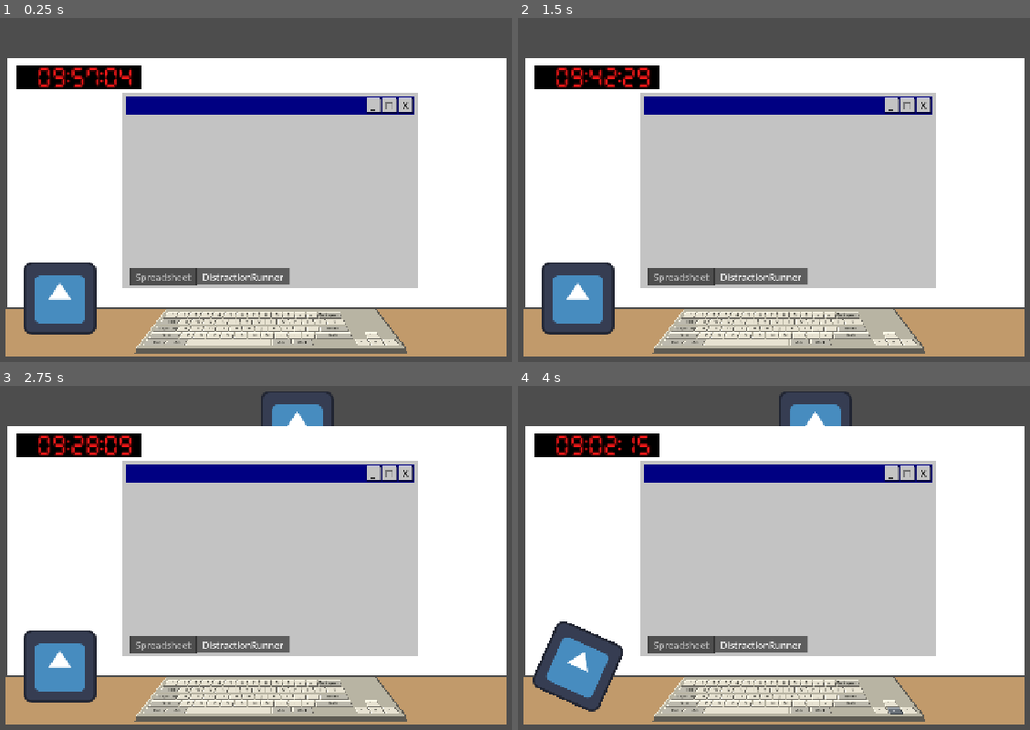
Above: before the commit, frames 1-4 (two rows, left to right).
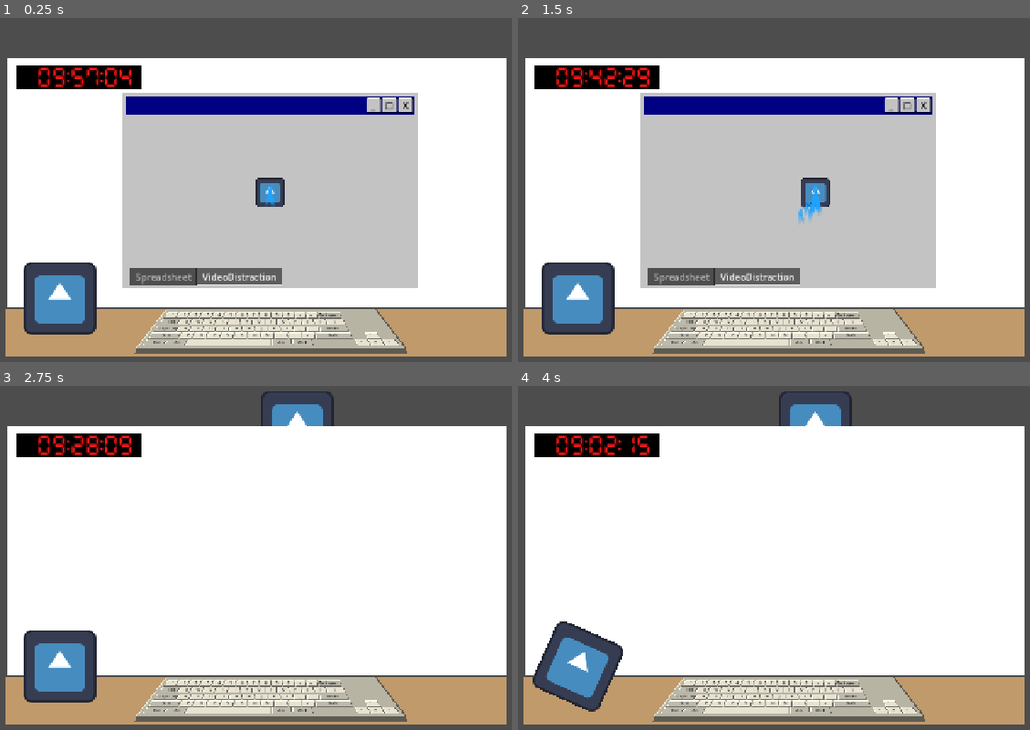
Above: after the commit, the same moments.

Repository: Jelleas/gmtk-2026
Game: Godot game, scene res://src/office/office.tscn
Two runs of this game, one before a commit and one after it. Both use one fixed random seed, a clock stepped at 60 frames per second and the inputs below. This scene is started directly instead of the project's main scene. The engine's default icon, where the game draws it, is replaced by a stand-in: a white triangle on a blue panel in a dark square.
Inputs (mouse positions are in pixels of both pictures, inside the frame that each line leads up to):
- Up to frame 1 (0.25 s): no input
- Up to frame 2 (1.5 s): click "_" at 0.5 s; click "□" at 1.25 s
- Up to frame 3 (2.75 s): click "X" at 2 s
- Up to frame 4 (4 s): tap Enter at 2.75 s; move the mouse to (579, 664) at 2.77 s; hold Right 2.78-3.53 s; tap 0 at 2.85 s; click (579, 664) at 2.92 s; move the mouse to (625, 582) at 3.52 s; hold Down from 3.53 s (still down); tap 1 at 3.6 s

The runs differ from the first frame. In frame 1, 0.9% of the frame differs, in the area x 26-81%, y 23-78%; in frame 2, 1.1%; in frame 3, 33%; in frame 4, 33%, in the area x 23-82%, y 21-96%.

Commit message:
remove all subview port stuff and render computer as a control scaling it correctly

Diff:
--- a/src/computer/computer.gd
+++ b/src/computer/computer.gd
@@ -1,7 +1,8 @@
-extends Node2D
+extends Control
 
 @onready var spreadsheet: Control = %Spreadsheet
-@onready var video_distraction: Node2D = %VideoDistraction
+@onready var video_distraction: Control = %VideoDistraction
+@onready var video_runner: Node2D = %VideoRunner
 @onready var taskbar: TabContainer = %Taskbar
 @onready var close_button: Button = %TitleButtons/CloseButton
 
@@ -14,11 +15,11 @@
 	if tab == 0:
 		spreadsheet.show()
 		video_distraction.hide()
-		video_distraction.call(&"stop")
+		video_runner.call(&"stop")
 	else:
 		_show_video_distraction()
 
 func _show_video_distraction() -> void:
 	spreadsheet.hide()
 	video_distraction.show()
-	video_distraction.call(&"start")
+	video_runner.call(&"start")
--- a/src/computer/computer.tscn
+++ b/src/computer/computer.tscn
@@ -13,12 +13,16 @@
 border_color = Color(0, 0, 0, 1)
 anti_aliasing = false
 
-[node name="Computer" type="Node2D" unique_id=545264087]
+[node name="Computer" type="Control" unique_id=545264087]
+layout_mode = 3
+anchors_preset = 15
+anchor_right = 1.0
+anchor_bottom = 1.0
+grow_horizontal = 2
+grow_vertical = 2
 script = ExtResource("2_computer")
 
-[node name="CanvasLayer" type="CanvasLayer" parent="." unique_id=1813503278]
-
-[node name="PanelContainer" type="PanelContainer" parent="CanvasLayer" unique_id=249487431]
+[node name="PanelContainer" type="PanelContainer" parent="." unique_id=249487431]
 anchors_preset = 15
 anchor_right = 1.0
 anchor_bottom = 1.0
@@ -26,54 +30,54 @@
 grow_vertical = 2
 theme_type_variation = &"ComputerPanel"
 
-[node name="MarginContainer" type="MarginContainer" parent="CanvasLayer/PanelContainer" unique_id=1254119487]
+[node name="MarginContainer" type="MarginContainer" parent="PanelContainer" unique_id=1254119487]
 layout_mode = 2
 theme_override_constants/margin_left = 5
 theme_override_constants/margin_top = 5
 theme_override_constants/margin_right = 5
 theme_override_constants/margin_bottom = 5
 
-[node name="VBoxContainer" type="VBoxContainer" parent="CanvasLayer/PanelContainer/MarginContainer" unique_id=784940274]
+[node name="VBoxContainer" type="VBoxContainer" parent="PanelContainer/MarginContainer" unique_id=784940274]
 layout_mode = 2
 
-[node name="PanelContainer" type="PanelContainer" parent="CanvasLayer/PanelContainer/MarginContainer/VBoxContainer" unique_id=1420214212]
+[node name="PanelContainer" type="PanelContainer" parent="PanelContainer/MarginContainer/VBoxContainer" unique_id=1420214212]
 layout_mode = 2
 theme_type_variation = &"TopBarContainer"
 
-[node name="MarginContainer" type="MarginContainer" parent="CanvasLayer/PanelContainer/MarginContainer/VBoxContainer/PanelContainer" unique_id=2088030781]
+[node name="MarginContainer" type="MarginContainer" parent="PanelContainer/MarginContainer/VBoxContainer/PanelContainer" unique_id=2088030781]
 layout_mode = 2
 theme_override_constants/margin_left = 4
 theme_override_constants/margin_top = 4
 theme_override_constants/margin_right = 4
 theme_override_constants/margin_bottom = 4
 
-[node name="TitleButtons" type="HBoxContainer" parent="CanvasLayer/PanelContainer/MarginContainer/VBoxContainer/PanelContainer/MarginContainer" unique_id=740193582]
+[node name="TitleButtons" type="HBoxContainer" parent="PanelContainer/MarginContainer/VBoxContainer/PanelContainer/MarginContainer" unique_id=740193582]
 unique_name_in_owner = true
 layout_mode = 2
 theme_override_constants/separation = 3
 alignment = 2
 
-[node name="MinimizeButton" type="Button" parent="CanvasLayer/PanelContainer/MarginContainer/VBoxContainer/PanelContainer/MarginContainer/TitleButtons" unique_id=740193583]
+[node name="MinimizeButton" type="Button" parent="PanelContainer/MarginContainer/VBoxContainer/PanelContainer/MarginContainer/TitleButtons" unique_id=740193583]
 custom_minimum_size = Vector2(25, 25)
 layout_mode = 2
 theme_type_variation = &"WindowsButton"
 text = "_"
 
-[node name="MaximizeButton" type="Button" parent="CanvasLayer/PanelContainer/MarginContainer/VBoxContainer/PanelContainer/MarginContainer/TitleButtons" unique_id=740193584]
+[node name="MaximizeButton" type="Button" parent="PanelContainer/MarginContainer/VBoxContainer/PanelContainer/MarginContainer/TitleButtons" unique_id=740193584]
 custom_minimum_size = Vector2(25, 25)
 layout_mode = 2
 theme_type_variation = &"WindowsButton"
 theme_override_styles/focus = SubResource("StyleBoxFlat_button98_normal")
 text = "□"
 
-[node name="CloseButton" type="Button" parent="CanvasLayer/PanelContainer/MarginContainer/VBoxContainer/PanelContainer/MarginContainer/TitleButtons" unique_id=740193585]
+[node name="CloseButton" type="Button" parent="PanelContainer/MarginContainer/VBoxContainer/PanelContainer/MarginContainer/TitleButtons" unique_id=740193585]
 custom_minimum_size = Vector2(25, 25)
 layout_mode = 2
 theme_type_variation = &"WindowsButton"
 theme_override_styles/focus = SubResource("StyleBoxFlat_button98_normal")
 text = "X"
 
-[node name="Taskbar" type="TabContainer" parent="CanvasLayer/PanelContainer/MarginContainer/VBoxContainer" unique_id=309735144]
+[node name="Taskbar" type="TabContainer" parent="PanelContainer/MarginContainer/VBoxContainer" unique_id=309735144]
 unique_name_in_owner = true
 layout_mode = 2
 size_flags_vertical = 3
@@ -81,23 +85,16 @@
 current_tab = 1
 tabs_position = 1
 
-[node name="Spreadsheet" parent="CanvasLayer/PanelContainer/MarginContainer/VBoxContainer/Taskbar" unique_id=1980257439 instance=ExtResource("3_spreadsheet")]
+[node name="Spreadsheet" parent="PanelContainer/MarginContainer/VBoxContainer/Taskbar" unique_id=1980257439 instance=ExtResource("3_spreadsheet")]
 unique_name_in_owner = true
 visible = false
 layout_mode = 2
 metadata/_tab_index = 0
 
-[node name="DistractionRunner" type="SubViewportContainer" parent="CanvasLayer/PanelContainer/MarginContainer/VBoxContainer/Taskbar" unique_id=1877385393]
+[node name="VideoDistraction" type="Control" parent="PanelContainer/MarginContainer/VBoxContainer/Taskbar" unique_id=1877385393]
+unique_name_in_owner = true
 layout_mode = 2
-stretch = true
 metadata/_tab_index = 1
 
-[node name="SubViewport" type="SubViewport" parent="CanvasLayer/PanelContainer/MarginContainer/VBoxContainer/Taskbar/DistractionRunner" unique_id=865400021]
-transparent_bg = true
-handle_input_locally = false
-size = Vector2i(1270, 642)
-render_target_update_mode = 4
-
-[node name="VideoDistraction" parent="CanvasLayer/PanelContainer/MarginContainer/VBoxContainer/Taskbar/DistractionRunner/SubViewport" unique_id=1538641647 instance=ExtResource("1_bjt8x")]
+[node name="VideoRunner" parent="PanelContainer/MarginContainer/VBoxContainer/Taskbar/VideoDistraction" unique_id=1538641647 instance=ExtResource("1_bjt8x")]
 unique_name_in_owner = true
-position = Vector2(640, 360)
--- a/src/computer/spreadsheet/spreadsheet.gd
+++ b/src/computer/spreadsheet/spreadsheet.gd
@@ -2,12 +2,10 @@
 
 const COLS := 8
 const ROWS := 12
-const CELL_WIDTH := 1280 / COLS
-const CELL_HEIGHT := 600 / ROWS
-const TOP_BAR_HEIGHT := 600 / ROWS
 
 var cell_edits: Array = []
 var top_bar_label: Label
+var top_bar_background: ColorRect
 
 var current_row := 0
 var current_col := 0
@@ -23,8 +21,7 @@
 
 		for col in range(COLS):
 			var edit := LineEdit.new()
-			edit.position = Vector2(col * CELL_WIDTH, TOP_BAR_HEIGHT + row * CELL_HEIGHT)
-			edit.size = Vector2(CELL_WIDTH - 1, CELL_HEIGHT - 1)
+			edit.add_theme_font_size_override("font_size", 14)
 			edit.add_theme_color_override("font_color", Color(0, 0, 0, 1))
 			edit.add_theme_stylebox_override("normal", _make_stylebox(Color(1, 1, 1, 1)))
 			edit.add_theme_stylebox_override("focus", _make_stylebox(Color(0.7, 0.85, 1, 1)))
@@ -34,22 +31,44 @@
 
 			cell_edits[row][col] = edit
 
+	resized.connect(_layout_content)
+	_layout_content()
+	call_deferred(&"_layout_content")
 	cell_edits[current_row][current_col].grab_focus()
 	_update_top_bar()
 
 func _build_top_bar() -> void:
-	var bar_bg := ColorRect.new()
-	bar_bg.position = Vector2(0, 0)
-	bar_bg.size = Vector2(COLS * CELL_WIDTH, TOP_BAR_HEIGHT)
-	bar_bg.color = Color(0.9, 0.9, 0.9, 1)
-	add_child(bar_bg)
+	top_bar_background = ColorRect.new()
+	top_bar_background.color = Color(0.9, 0.9, 0.9, 1)
+	add_child(top_bar_background)
 
 	top_bar_label = Label.new()
-	top_bar_label.position = Vector2(4, 0)
-	top_bar_label.size = Vector2(COLS * CELL_WIDTH - 8, TOP_BAR_HEIGHT)
 	top_bar_label.vertical_alignment = VERTICAL_ALIGNMENT_CENTER
+	top_bar_label.add_theme_font_size_override("font_size", 14)
 	top_bar_label.add_theme_color_override("font_color", Color(0, 0, 0, 1))
 	add_child(top_bar_label)
+
+func _layout_content() -> void:
+	if size.x <= 0.0 or size.y <= 0.0:
+		return
+
+	var cell_size := Vector2(
+		floorf(size.x / COLS),
+		floorf(size.y / (ROWS + 1.0)),
+	)
+	var grid_size := Vector2(cell_size.x * COLS, cell_size.y * (ROWS + 1))
+	var grid_offset := (size - grid_size) / 2.0
+	var top_bar_height := cell_size.y
+	top_bar_background.position = grid_offset
+	top_bar_background.size = Vector2(grid_size.x, top_bar_height)
+	top_bar_label.position = grid_offset + Vector2(4.0, 0.0)
+	top_bar_label.size = Vector2(grid_size.x - 8.0, top_bar_height)
+
+	for row in range(ROWS):
+		for col in range(COLS):
+			var edit: LineEdit = cell_edits[row][col]
+			edit.position = grid_offset + Vector2(col * cell_size.x, top_bar_height + row * cell_size.y)
+			edit.size = cell_size + Vector2.ONE
 
 func _make_stylebox(color: Color) -> StyleBoxFlat:
 	var style := StyleBoxFlat.new()
--- a/src/computer/spreadsheet/spreadsheet.tscn
+++ b/src/computer/spreadsheet/spreadsheet.tscn
@@ -5,4 +5,5 @@
 [node name="Spreadsheet" type="Control" unique_id=1285301903]
 layout_mode = 3
 anchors_preset = 0
+clip_contents = true
 script = ExtResource("1_spreadsheet")
--- a/src/computer/video_distraction/video_distraction.gd
+++ b/src/computer/video_distraction/video_distraction.gd
@@ -1,6 +1,7 @@
 extends Node2D
 
 const SOURCE_ID := &"video_distraction"
+const DESIGN_SIZE := Vector2(1270.0, 642.0)
 const CENTER_LANE := 1
 
 var time_multiplier := 10.0
@@ -12,6 +13,7 @@
 @onready var skateboarder: Sprite2D = $Skateboarder
 @onready var speed_trail: GPUParticles2D = $Skateboarder/SpeedTrail
 @onready var lane_timer: Timer = $LaneTimer
+@onready var content_area: Control = get_parent() as Control
 
 var is_running := false
 var is_punishment_active := false
@@ -22,6 +24,16 @@
 func _ready() -> void:
 	EventBus.punish.connect(_on_punish)
 	EventBus.punishment_ended.connect(_on_punishment_ended)
+	content_area.resized.connect(_resize_to_content_area)
+	_resize_to_content_area()
+
+func _resize_to_content_area() -> void:
+	position = content_area.size / 2.0
+	var scale_factor := minf(
+		content_area.size.x / DESIGN_SIZE.x,
+		content_area.size.y / DESIGN_SIZE.y,
+	)
+	scale = Vector2.ONE * scale_factor
 
 func start() -> void:
 	if is_running or is_punishment_active:
--- a/src/office/office.tscn
+++ b/src/office/office.tscn
@@ -36,20 +36,14 @@
 z_index = -1
 position = Vector2(713, 383)
 
-[node name="Screen" type="SubViewportContainer" parent="." unique_id=429750863]
+[node name="Screen" type="Control" parent="." unique_id=429750863]
 offset_left = 407.0
 offset_top = 186.0
 offset_right = 924.0
 offset_bottom = 529.0
-stretch = true
+clip_contents = true
 
-[node name="SubViewport" type="SubViewport" parent="Screen" unique_id=668423553]
-handle_input_locally = false
-size = Vector2i(517, 343)
-render_target_update_mode = 4
-
-[node name="Computer" parent="Screen/SubViewport" unique_id=545264087 instance=ExtResource("5_jfxul")]
-position = Vector2(40, -25)
+[node name="Computer" parent="Screen" unique_id=545264087 instance=ExtResource("5_jfxul")]
 
 [node name="Keyboard" parent="." unique_id=1045196519 instance=ExtResource("6_yltk5")]
 position = Vector2(442, 571)
